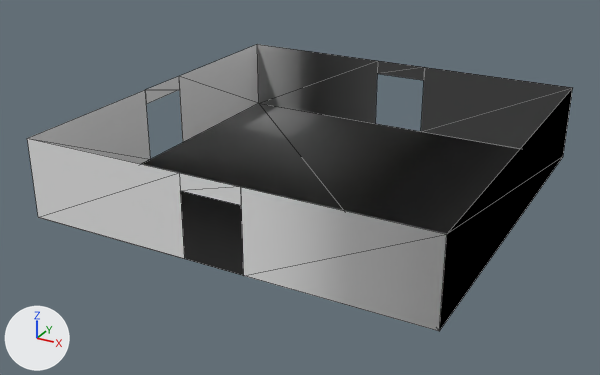
Before and after pictures for a commit that changed the OBJ model assets/rooms/room_14.obj.
The view is the same before and after, from a camera (50 mm lens) standing at (0.901, -1.761, 0.857) and looking at (-0.032, -0.063, 0.009). Lighting does not change. The marker at lower left points along +X, +Y and +Z. The picture after the commit comes second. Mesh edges are drawn as thin lines. Where no turn or scale is listed for an object, it has been applied to the vertices. Vertices at exactly the same position are counted once.

Objects in the first picture: 'room_14'.
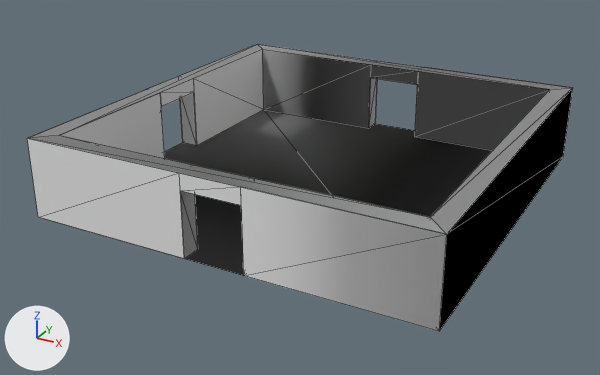
Changed parts and their boxes (x1, y1, x2, y2) in the pictures (600 x 375 px):
part 1 of me_room_14, added: after (29, 44, 572, 259)

The change in detail:
Material 'exterior' (mat_exterior) is new.
Its base color is (0.8, 0.8, 0.8) (white #e7e7e7).
Its roughness is 1.0.
me_room_14 is used by ob_room_14; location (0.0, 0.0, 0.0).
me_room_14 had 26 vertices, 22 faces and spanned x -0.5..0.5, y -0.5..0.5, z 0.0..0.2.
me_room_14 now has 52 vertices, 68 faces and spans x -0.5..0.5, y -0.5..0.5, z 0.0..0.2.
Part 1, on me_room_14:
26 vertices are added at x -0.45..0.45, y -0.45..0.45, z 0.0..0.2.
38 new faces join them, mat_interior (white #e7e7e7).
8 new faces join them, mat_exterior (white #e7e7e7).
me_room_14 gains material mat_exterior (white #e7e7e7).
